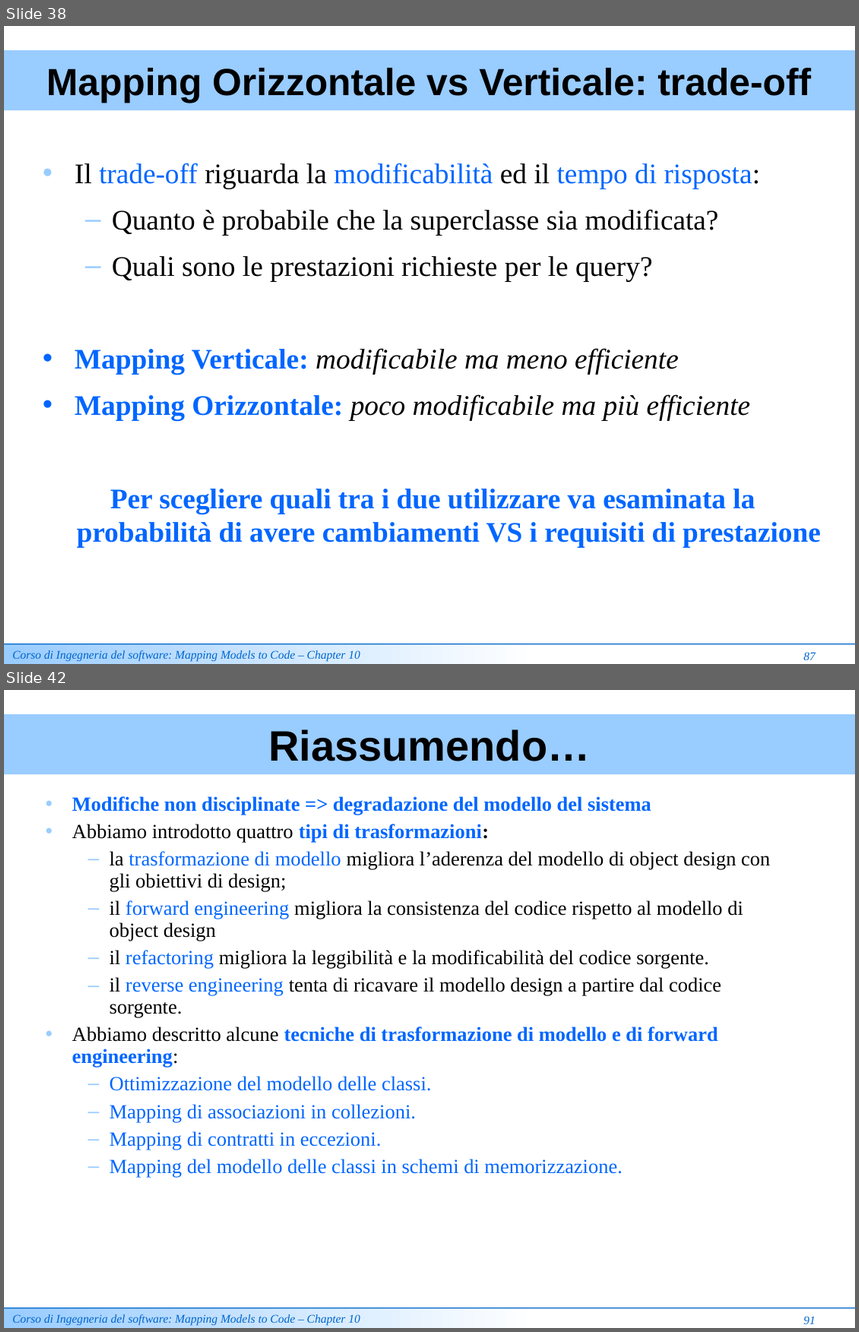
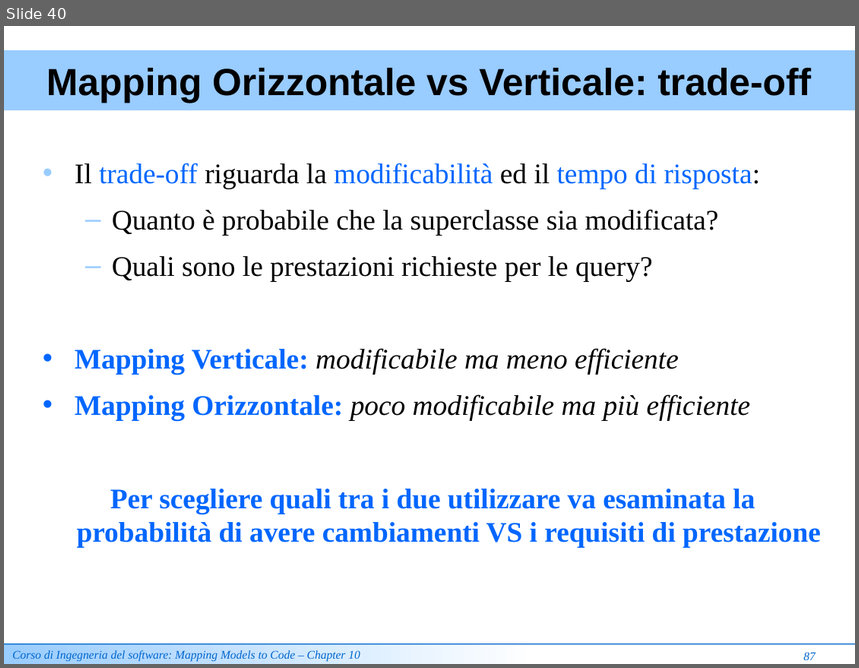
Before and after one commit to ammirate/at-silo, a slide deck: documenti_comuni/Lezione Mapping Models To Code [Review].ppt. Shown one above the other, each under a label of ours: slides 38 and 42 before the commit, slide 40 after it; the slides between them are not shown. The pictures are 859x1332 and 859x668 pixels, drawn with LibreOffice and Linux fonts; fonts in the diff are those of the drawing. Boxes give left, top, right and bottom in pixels: in the first picture for what was removed or moved away, otherwise in the second. Text is boxed around its words. In the diff, an @@ line names an element or a change of style, - is before the commit and + after.

Commit message:
[WR] versione presentata alla prof di "Lezione Mapping Models To Code [Review].ppt"

```diff
--- a/documenti_comuni/Lezione Mapping Models To Code [Review].ppt
+++ b/documenti_comuni/Lezione Mapping Models To Code [Review].ppt
@@ slide 42 removed at (4,690,855,1328), background #FFFFFF @@
@@ rectangle removed at (4,714,855,774) @@
-Riassumendo…
@@ text removed at (72,796,770,1178) @@
-• Modifiche non disciplinate => degradazione del modello del sistema
-• Abbiamo introdotto quattro tipi di trasformazioni:
-  – la trasformazione di modello migliora l’aderenza del modello di object design con gli obiettivi di design;
-  – il forward engineering migliora la consistenza del codice rispetto al modello di object design
-  – il refactoring migliora la leggibilità e la modificabilità del codice sorgente.
-  – il reverse engineering tenta di ricavare il modello design a partire dal codice sorgente.
-• Abbiamo descritto alcune tecniche di trasformazione di modello e di forward engineering:
-  – Ottimizzazione del modello delle classi.
-  – Mapping di associazioni in collezioni.
-  – Mapping di contratti in eccezioni.
-  – Mapping del modello delle classi in schemi di memorizzazione.
@@ rectangle removed at (4,1309,537,1328) @@
-Corso di Ingegneria del software: Mapping Models to Code – Chapter 10
@@ line removed from (4, 1309) to (855, 1309) @@
@@ text removed at (804,1316,816,1325) @@
-91
@@ what was slide 38 is now slide 40 @@
```
Also in this commit, not shown: 5 slides changed, 2 slides added, 3 other slides removed.
